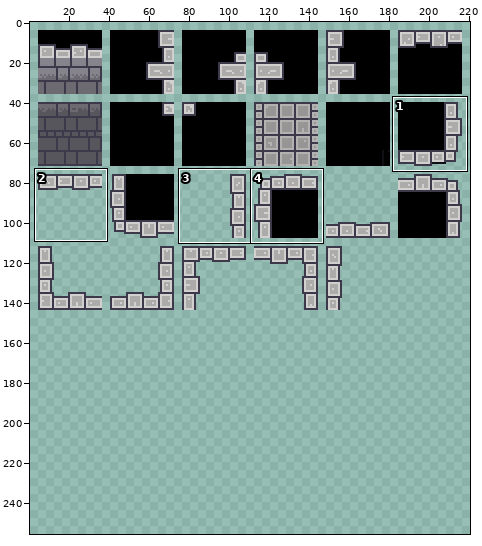
Two versions of one sprite sheet, The_Believer's_Quest/Assets/Graphics/Misc/1stFloor_spriteSheet.png. The first picture is a wide view before the edit; the outline marks the close-up.
Close-up. Before the commit:
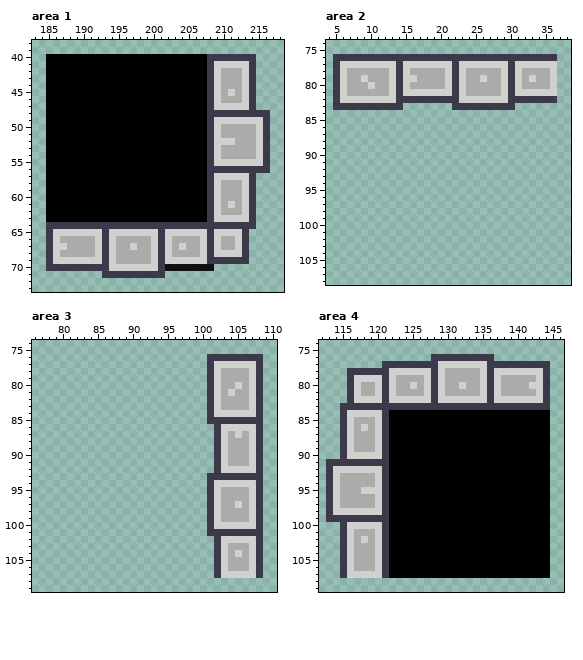
The file is 500x500 pixels. Shown: area 1: x 183..218, y 38..73; area 2: x 4..38, y 74..108; area 3: x 76..110, y 74..109; area 4: x 112..146, y 74..109. The wide view leaves out empty margins. The commit also changed other parts of the picture, which this record leaves out.
New version:
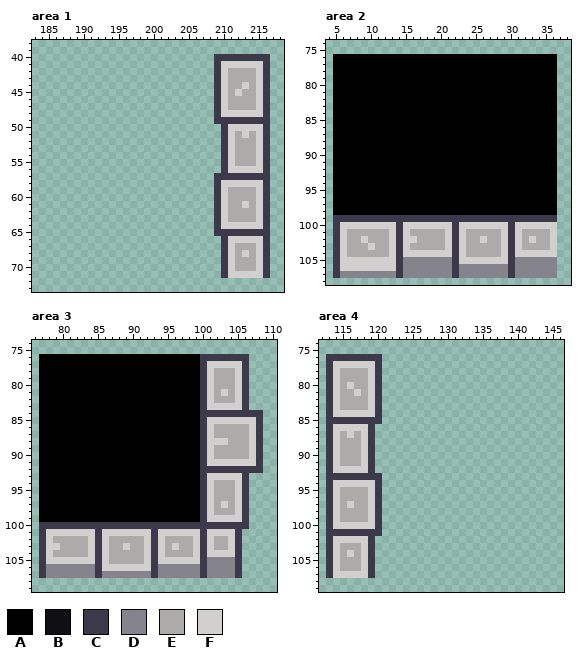
Palette (. is transparent): A #000000  B #100f13  C #3c3a4a  D #85848d  E #adaaaa  F #d1d0cf
The exact change:
Changed rows in their new state; - is an unchanged pixel.
Area 1:
first column x 185:
40 ........................------CC
41 ........................C----FFC
42 ........................CF--EEFC
43 ........................CF--EEFC
44 ........................CF---EFC
45 ........................CFEFEEFC
46 ........................CF--EEFC
47 ........................C-EEEEFC
48 ........................-FFFFFF-
49 ........................CCCCCCC-
50 .........................CFFFF--
51 .........................CF-F---
52 .........................C------
53 .........................CF-----
54 .........................CF-----
55 .........................C-EEE--
56 .........................-FFFFF-
57 ........................CCCCC-CC
58 ........................CFFF-FFC
59 ........................CF--EEFC
60 ........................CF--EEFC
61 ........................CFE--EFC
62 ........................CF--EEFC
63 ........................C-EEEEFC
64 ........................-FFFFFFC
65 ........................CCCC-CCC
66 .........................CF-FFFC
67 .........................CFEEEFC
68 .........................C-EFEFC
69 .........................-FEEEFC
70 ........................-CFEEEFC
71 --------.........--------CFFFFFC
Area 2:
first column x 5:
 76 AAAAAAAAAAAAAAAAAAAAAAAAAAAAAAAA
 77 AAAAAAAAAAAAAAAAAAAAAAAAAAAAAAAA
 78 AAAAAAAAAAAAAAAAAAAAAAAAAAAAAAAA
 79 AAAAAAAAAAAAAAAAAAAAAAAAAAAAAAAA
 80 AAAAAAAAAAAAAAAAAAAAAAAAAAAAAAAA
 81 AAAAAAAAAAAAAAAAAAAAAAAAAAAAAAAA
 82 AAAAAAAAAAAAAAAAAAAAAAAAAAAAAAAA
 83 AAAAAAAAAAAAAAAAAAAAAAAAAAAAAAAA
 84 AAAAAAAAAAAAAAAAAAAAAAAAAAAAAAAA
 85 AAAAAAAAAAAAAAAAAAAAAAAAAAAAAAAA
 86 AAAAAAAAAAAAAAAAAAAAAAAAAAAAAAAA
 87 AAAAAAAAAAAAAAAAAAAAAAAAAAAAAAAA
 88 AAAAAAAAAAAAAAAAAAAAAAAAAAAAAAAA
 89 AAAAAAAAAAAAAAAAAAAAAAAAAAAAAAAA
 90 AAAAAAAAAAAAAAAAAAAAAAAAAAAAAAAA
 91 AAAAAAAAAAAAAAAAAAAAAAAAAAAAAAAA
 92 AAAAAAAAAAAAAAAAAAAAAAAAAAAAAAAA
 93 AAAAAAAAAAAAAAAAAAAAAAAAAAAAAAAA
 94 AAAAAAAAAAAAAAAAAAAAAAAAAAAAAAAA
 95 AAAAAAAAAAAAAAAAAAAAAAAAAAAAAAAA
 96 AAAAAAAAAAAAAAAAAAAAAAAAAAAAAAAA
 97 AAAAAAAAAAAAAAAAAAAAAAAAAAAAAAAA
 98 AAAAAAAAAAAAAAAAAAAAAAAAAAAAAAAA
 99 CCCCCCCCCCCCCCCCCCCCCCCCCCCCCCCC
100 CFFFFFFFFCFFFFFFFCFFFFFFFCFFFFFF
101 CFEEEEEEFCFEEEEEFCFEEEEEFCFEEEEF
102 CFEEFEEEFCFFEEEEFCFEEFEEFCFEFEEF
103 CFEEEFEEFCFEEEEEFCFEEEEEFCFEEEEF
104 CFEEEEEEFCFFFFFFFCFEEEEEFCFFFFFF
105 CFFFFFFFFCDDDDDDDCFFFFFFFCDDDDDD
106 CFFFFFFFFCDDDDDDDCDDDDDDDCDDDDDD
107 CDDDDDDDDCDDDDDDDCDDDDDDDCDDDDDD
Area 3:
first column x 77:
 76 AAAAAAAAAAAAAAAAAAAAAAAC------..
 77 AAAAAAAAAAAAAAAAAAAAAAACF----C..
 78 AAAAAAAAAAAAAAAAAAAAAAACFE--FC..
 79 AAAAAAAAAAAAAAAAAAAAAAACFE--FC..
 80 AAAAAAAAAAAAAAAAAAAAAAACFE---C..
 81 AAAAAAAAAAAAAAAAAAAAAAACFEFEFC..
 82 AAAAAAAAAAAAAAAAAAAAAAACFE--FC..
 83 AAAAAAAAAAAAAAAAAAAAAAACF-FFFC..
 84 AAAAAAAAAAAAAAAAAAAAAAAC-CCCCCC-
 85 AAAAAAAAAAAAAAAAAAAAAAACFFFFFFF-
 86 AAAAAAAAAAAAAAAAAAAAAAACFEEEEE--
 87 AAAAAAAAAAAAAAAAAAAAAAACFEE-E---
 88 AAAAAAAAAAAAAAAAAAAAAAACFF------
 89 AAAAAAAAAAAAAAAAAAAAAAACFEE-----
 90 AAAAAAAAAAAAAAAAAAAAAAACFEE-----
 91 AAAAAAAAAAAAAAAAAAAAAAACFF-FFF--
 92 AAAAAAAAAAAAAAAAAAAAAAACC-CCCCC-
 93 AAAAAAAAAAAAAAAAAAAAAAACFFFFF-..
 94 AAAAAAAAAAAAAAAAAAAAAAACFEEE-C..
 95 AAAAAAAAAAAAAAAAAAAAAAACFE--FC..
 96 AAAAAAAAAAAAAAAAAAAAAAACFE--FC..
 97 AAAAAAAAAAAAAAAAAAAAAAACFEF--C..
 98 AAAAAAAAAAAAAAAAAAAAAAACFE--FC..
 99 AAAAAAAAAAAAAAAAAAAAAAACF-FFFC..
100 CCCCCCCCCCCCCCCCCCCCCCCC-CCCCC..
101 CFFFFFFFCFFFFFFFCFFFFFFCFFFF-...
102 CFEEEEEFCFEEEEEFCFEEEEFCFEE-C...
103 CFFEEEEFCFEEFEEFCFEFEEFCFEEFC...
104 CFEEEEEFCFEEEEEFCFEEEEFCFF-FC...
105 CFFFFFFFCFEEEEEFCFFFFFFCDDDDC...
106 CDDDDDDDCFFFFFFFCDDDDDDCDDDDC...
107 CDDDDDDDCDDDDDDDCDDDDDDCDDDDC...
Area 4:
first column x 113:
 76 CCCCCCCC-------.........--------
 77 CFFFFFFC........................
 78 CFEEEEF-........................
 79 CFEEEE-C........................
 80 CFEFE-FC........................
 81 CFEE--FC........................
 82 CFEEEE-C........................
 83 CFEEEEF-........................
 84 CFF----C........................
 85 CC-CCCCC........................
 86 CFF-F-C.........................
 87 CFE--FC.........................
 88 CFEE-FC.........................
 89 CFEE-FC.........................
 90 CFEEE-C.........................
 91 -FEEEF-.........................
 92 ------C.........................
 93 -CCCCCCC........................
 94 --FFFFFC........................
 95 -----E-C........................
 96 ------FC........................
 97 ---F--FC........................
 98 --EEEE-C........................
 99 -FEEEEF-........................
100 CFF----C........................
101 CC-CCCCC........................
102 CFF-F-C.........................
103 CFEE-FC.........................
104 CFE--FC.........................
105 CFEE-FC.........................
106 CFEE-FC.........................
107 CFF---C.........................
